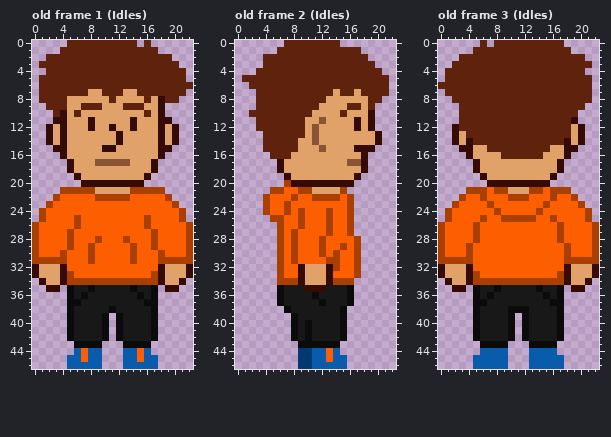
Edited in one commit: pixel-art file (WIP/Characters/GabeNew.aseprite). That is the earlier state.
23x47 pixels, 20 frames. Shown: old frame 1 (Idles), old frame 2 (Idles), old frame 3 (Idles). The commit also changed other frames, which this record leaves out.
And afterwards:
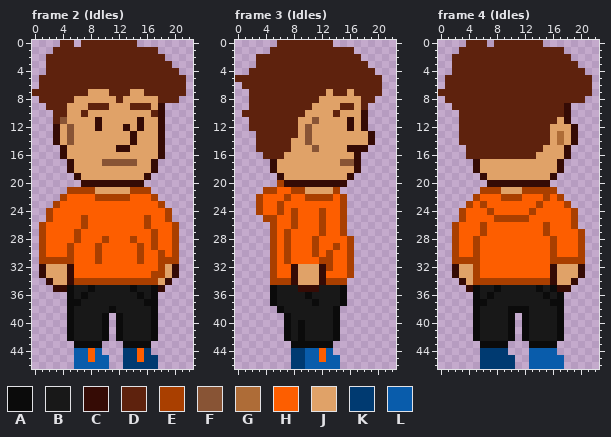
Palette (. is transparent): A #0b0b0b  B #181818  C #350b05  D #5e220d  E #a93f00  F #885435  G #ae6c37  H #fd5e00  J #e0a268  K #003a71  L #095cab
A new or re-ordered frame is compared with the old frame closest to it.
From old to new:
frames 20 -> 36
frames re-ordered
Changed rows in their new state; - is an unchanged pixel.
Frame 2 (Idles) against old frame 1 (Idles), layer "Flattened":
first column x 0:
 0 ----D-.---------.------
 1 ---D-------------------
 2 -------------------.---
 3 -.------------------.--
 4 ---------------------.-
 6 ----------------------.
 7 D---------J--D-J-------
 8 -----D-----JD---J-D----
 9 -------J--D--J--D------
10 ----D-JD--------JD-----
11 ---DF---JC----JC---.---
12 --.CJF--JC-J-CJC---..--
13 --.CJF------J-C----..--
14 --.CJF------J-C----..--
15 ---.------JJCC-----.---
17 ---------J----F--------
first column x 0:
21 ----.------------..----
22 ---.E------------E..---
23 --.E--------------E..--
24 -.E----------------E..-
25 -.E---HE-----------E..-
26 .E----HE------------E..
27 .E---HE-------------E..
28 .E---HE--HE--HE-----E..
29 .E------HE----HE----E..
30 .E--HE--HE----HE----E..
31 .----E--HE----HE-----..
32 .C--JC------------E-C..
33 .C--JC------------E-C..
34 -.C-JC------------JC..-
35 --.-C-------------C..--
first column x 5:
44 --LH----KK-K-
45 .-LH-L--KK-KK
46 .----L--KKKKK
Frame 3 (Idles) is new; against old frame 2 (Idles), layer "Flattened":
first column x 0:
 0 ------D-------.-------
 1 -----D-----------.----
 2 ---D--------------.---
 3 ---D---------------.--
 4 --D-----------------.-
 5 D--------------------.
 6 -D-------------------.
 7 --D----------JD-JD---.
 8 --D---------J-----D-.-
 9 --D--------J---D-JD.--
10 -D--------J---DJ--C.--
11 --D------J-FJ---CJC.--
12 --D------JFJ----CJC.--
13 ---D-----JFJ-------C.-
14 ---D----J-FJ-------C.-
15 ---D----J--FJ---C--.--
16 ----D--J---------C.---
17 -----CJ--------F-C.---
18 -----CJ----------C.---
19 ------CJ--------C.----
20 ------EC--------.-----
21 ----E-H-E-J---E.------
22 ---EH--EH-E---HE.-----
23 ---EH-EH-------E.-----
24 ---EH-EHEH--EH-E.-----
25 ----E-H-EH--EH-E.-----
26 -----EH-EH--EH-E.-----
27 -----EHEH---EH-E.-----
28 -----EHEH--EH---E.----
29 -----EHEH--EH-EHE.----
30 -----EHEH--EHEH-E.----
31 -----EHEH---E-H-E.----
32 -----EH-CJ--CEH-E.----
33 -----EH-CJ--CH--E.----
34 -----E--CJ--CE--.-----
35 -----AB--C--B--A.-----
36 -----AB---AB---A.-----
37 -----AB----AB--A.-----
38 ------AB------A.------
39 -------AB-----A.------
40 -------ABAB---A.------
41 -------ABAB---A.------
42 -------ABAB---A.------
43 --------A-----.-------
44 --------K-L-HL.-------
45 --------K-L-HL-.------
46 --------K-L----.------
Frame 4 (Idles) is new; against old frame 3 (Idles), layer "Flattened":
first column x 0:
 0 ----DD---------...----
 1 ---DD-------------.---
 2 --D----------------..-
 3 --------------------..
 4 -.--------------------
 6 .---------------------
 7 D---------------------
 8 -D-------------------.
 9 --D---------------C..-
10 ------------------C.--
11 -----------------JC.--
12 --.-------------JJJC.-
13 --.D------------JGJC.-
14 --.DD-----------JGJC.-
15 ---.DDD--------J---.--
16 ----DDDDD-----J-------
first column x 0:
21 ----..-E-J--E--E-..----
22 ---..EH--E--H--EHE..---
23 --..E-EH------EH--E..--
24 -..E---EH----EH----E..-
25 -..E--H-E----H--H--E..-
26 ..E--HE--------E-H-E...
27 ..E--HE--------E-H--E..
28 ..E-------------EH--E..
29 ..E-HE----------E-H-E..
30 ..E-HE----------E-H-E..
31 ..---E----------EE---..
32 ..C-JE----------CJJ-C..
33 ..C-J-----------CJJ-C..
34 -..CJ-----------CJJC..-
35 --..C-----------ACC..--
first column x 5:
44 -KKKK-
45 .KKKKK
46 .KKKKK
